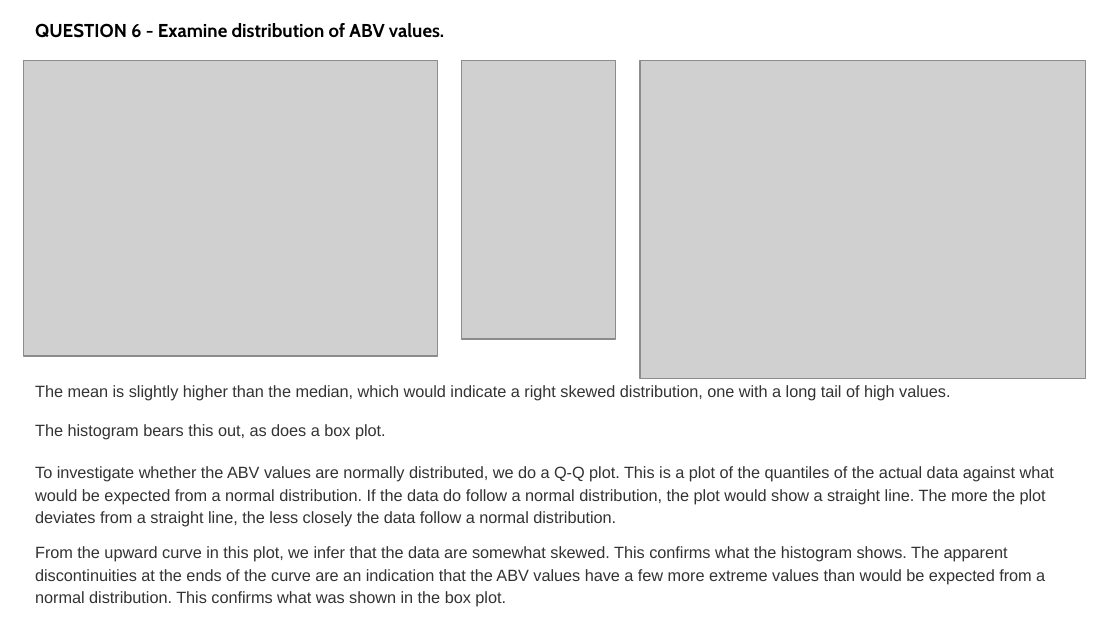
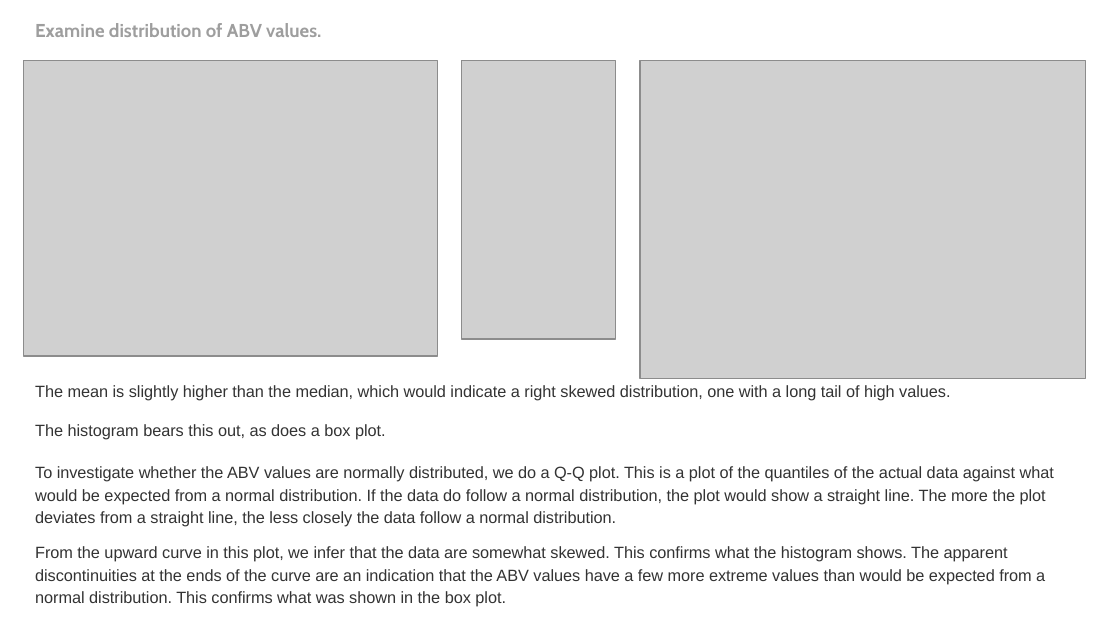
Before and after one commit to rmpalmer/MSDS6306_Fall2019_proj1, a slide deck: slide 7 of CaseStudy_EDA_Palmer_Garrity.pptx. Drawn at 1120x630 pixels with LibreOffice and Linux fonts; fonts in the diff are those of the drawing; grey boxes stand for pictures. Boxes give left, top, right and bottom in pixels: in the first picture for what was removed or moved away, otherwise in the second. Text is boxed around its words. In the diff, an @@ line names an element or a change of style, - is before the commit and + after.

```diff
--- a/CaseStudy_EDA_Palmer_Garrity.pptx
+++ b/CaseStudy_EDA_Palmer_Garrity.pptx
@@ text at bbox=[35, 23, 321, 37]: text changed; text colour #000000 to #9E9E9E @@
-QUESTION 6 - Examine distribution of ABV values.
+Examine distribution of ABV values.
```
Also in this commit, not shown: 10 other slides changed, 5 slides added, 7 slides removed.
